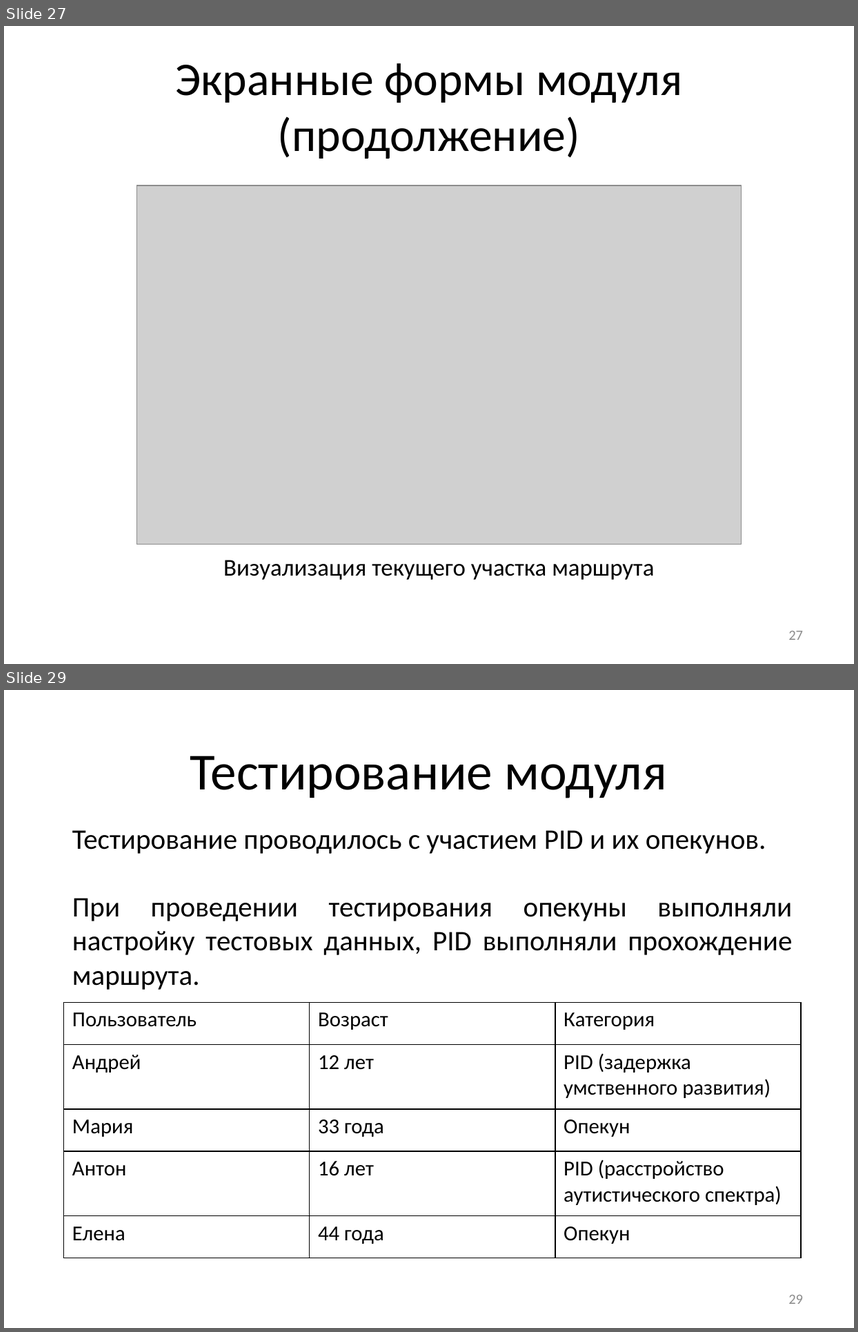
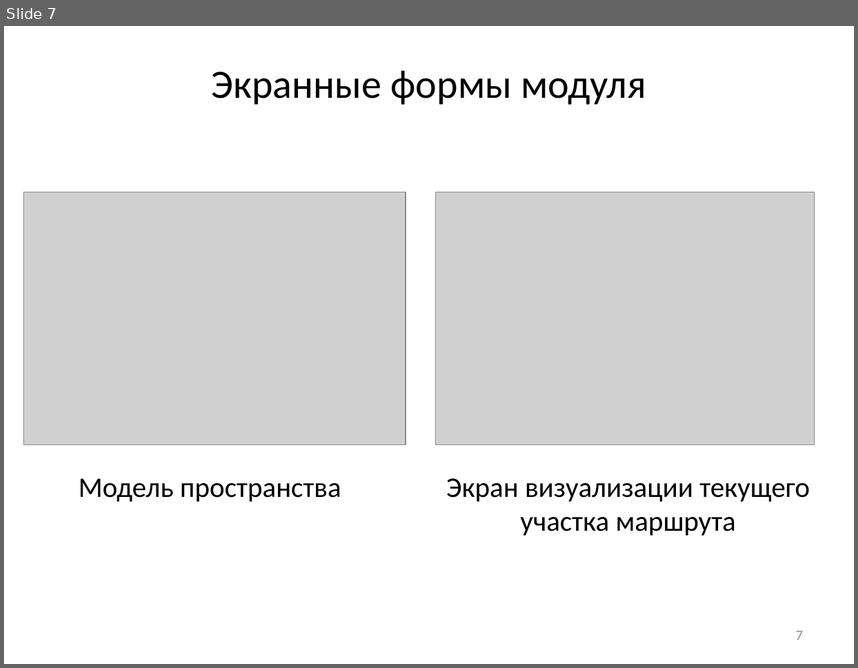
Before and after one commit to Dormou/2D-walkthrough-module, a slide deck: Documents/Волосникова И.А..pptx. Shown one above the other, each under a label of ours: slides 27 and 29 before the commit, slide 7 after it; the slides between them are not shown. The pictures are 858x1332 and 858x668 pixels, drawn with LibreOffice and Linux fonts; fonts in the diff are those of the drawing; grey boxes stand for pictures. Boxes give left, top, right and bottom in pixels: in the first picture for what was removed or moved away, otherwise in the second. Text is boxed around its words. In the diff, an @@ line names an element or a change of style, - is before the commit and + after.

```diff
--- a/Documents/Волосникова И.А..pptx
+++ b/Documents/Волосникова И.А..pptx
@@ slide 29 removed at bbox=[4, 690, 854, 1328], background #FFFFFF @@
@@ title removed at bbox=[190, 756, 667, 798] @@
-Тестирование модуля
@@ text removed at bbox=[72, 830, 792, 989] @@
-Тестирование проводилось с участием PID и их опекунов.
-При проведении тестирования опекуны выполняли настройку тестовых данных, PID выполняли прохождение маршрута.
@@ table removed at bbox=[63, 1002, 800, 1258], 5 rows, 3 columns @@
-Пользователь | Возраст | Категория
-Андрей | 12 лет | PID (задержка умственного развития)
-Мария | 33 года | Опекун
-Антон | 16 лет | PID (расстройство аутистического спектра)
-Елена | 44 года | Опекун
@@ page number removed at bbox=[789, 1294, 803, 1303] @@
-29
@@ what was slide 27 is now slide 7 @@
@@ slide 7 changed as well @@
@@ title at bbox=[212, 70, 646, 105]: text changed; size 39.6 to 34 pt @@
-Экранные формы модуля (продолжение)
+Экранные формы модуля
@@ picture added at bbox=[23, 192, 406, 444] @@
@@ picture: place and size @@
-picture at bbox=[136, 185, 741, 544]
+picture at bbox=[436, 192, 814, 444]
@@ text added at bbox=[79, 478, 341, 501], 24 pt, text #000000 @@
+Модель пространства
@@ text at bbox=[446, 478, 810, 535]: text changed; size 20.4 to 24 pt @@
-Визуализация текущего участка маршрута
+Экран визуализации текущего участка маршрута
@@ page number at bbox=[796, 630, 803, 639]: text changed @@
-27
+7
```
Also in this commit, not shown: 5 other slides changed, 4 slides added, 25 other slides removed, 33 other files.
